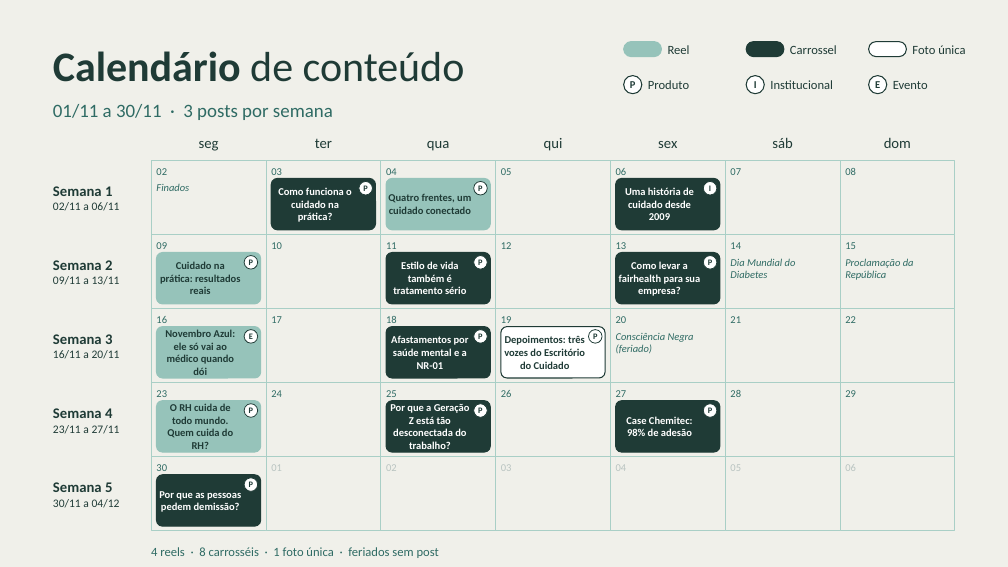
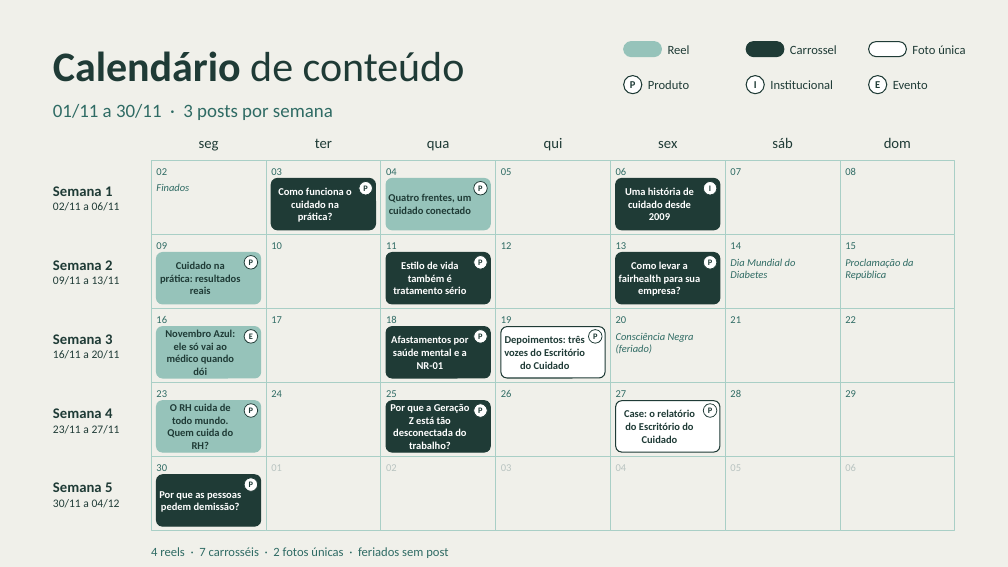
Before and after one commit to nina-rebello/comunicao-fh, a slide deck: slide 2 of marketing/calendario-novembro/Programacao_Instagram_Novembro_2026.pptx. Drawn at 1008x567 pixels with LibreOffice and Linux fonts; fonts in the diff are those of the drawing. Boxes give left, top, right and bottom in pixels: in the first picture for what was removed or moved away, otherwise in the second. Text is boxed around its words. In the diff, an @@ line names an element or a change of style, - is before the commit and + after.

```diff
--- a/marketing/calendario-novembro/Programacao_Instagram_Novembro_2026.pptx
+++ b/marketing/calendario-novembro/Programacao_Instagram_Novembro_2026.pptx
@@ rounded rectangle at [616,401,720,452]: fill #1F3B36 to #FFFFFF @@
@@ text at [624,409,695,443]: text changed; text colour #FFFFFF to #1F3B36 @@
-Case Chemitec: 98% de adesão
+Case: o relatório do Escritório do Cuidado
@@ text at [151,547,448,558]: text changed @@
-4 reels · 8 carrosséis · 1 foto única · feriados sem post
+4 reels · 7 carrosséis · 2 fotos únicas · feriados sem post
```
Also in this commit, not shown: 1 other slide changed, 24 other files.
